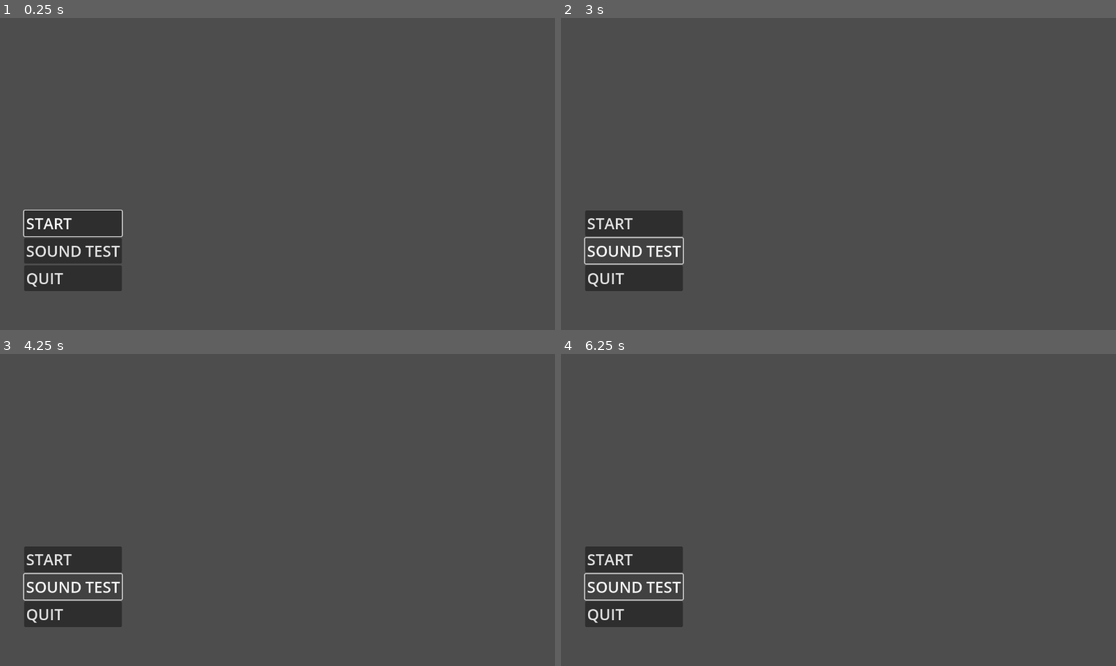
Above: before the commit, frames 1-4 (two rows, left to right).
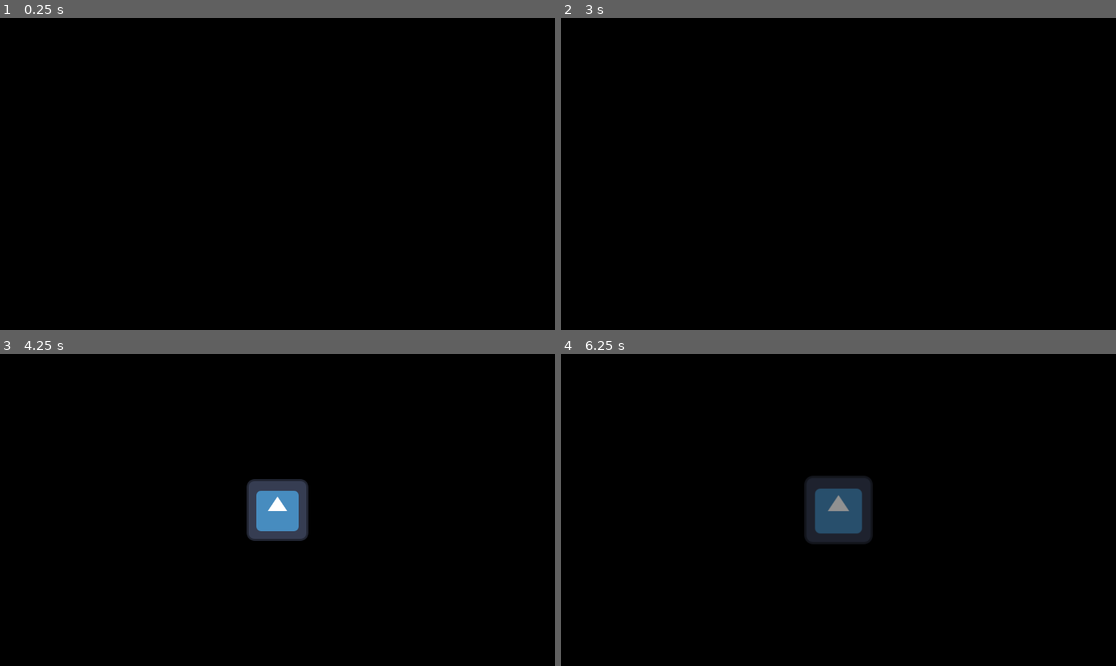
Above: after the commit, the same moments.

Repository: gil-x/godot-starter
Game: Godot game, scene res://src/main.tscn
Two runs of this game, one before a commit and one after it. Both use one fixed random seed, a clock stepped at 60 frames per second and the inputs below. The engine's default icon, where the game draws it, is replaced by a stand-in: a white triangle on a blue panel in a dark square.
Inputs (mouse positions are in pixels of both pictures, inside the frame that each line leads up to):
- Up to frame 1 (0.25 s): no input
- Up to frame 2 (3 s): click (633, 223) at 0.5 s, where only the run before the commit has a clickable "START"; click (633, 223) at 1.25 s, where only the run before the commit has a clickable "START"; click (633, 223) at 2 s, where only the run before the commit has a clickable "START"; click (633, 252) at 2.75 s, where only the run before the commit has a clickable "SOUND TEST"
- Up to frame 3 (4.25 s): no input
- Up to frame 4 (6.25 s): no input

The runs differ from the first frame. In frame 1, 100% of the frame differs, in the area x 0-100%, y 0-100%; in frame 2, 100%; in frame 3, 99%; in frame 4, 100%.
Error in both runs: Invalid access to property or key 'source' on a base object of type 'Array'. (res://src/global/debug.gd:12)

Commit message:
✨ feat: splash screens system
Signed-off-by: gil-x <gino.ladowitch@gmail.com>

Diff:
--- a/src/global/game.gd
+++ b/src/global/game.gd
@@ -2,3 +2,22 @@
 
 @onready var SFX_BUS_ID = AudioServer.get_bus_index("SFX")
 @onready var MUSIC_BUS_ID = AudioServer.get_bus_index("Music")
+
+enum State {SPLASH_SCREENS, TITLE_SCREEN, IN_GAME, PAUSED, GAME_OVER}
+var current_state : int
+
+
+func change_state(state: int):
+	match state:
+		State.SPLASH_SCREENS:
+			current_state = State.SPLASH_SCREENS
+		State.TITLE_SCREEN:
+			current_state = State.TITLE_SCREEN
+		State.IN_GAME:
+			current_state = State.IN_GAME
+			Engine.time_scale = 1
+		State.PAUSED:
+			current_state = State.PAUSED
+			Engine.time_scale = 0.01
+		State.GAME_OVER:
+			current_state = State.GAME_OVER
--- a/src/main.gd
+++ b/src/main.gd
@@ -1,9 +1,10 @@
 extends Node
 
+@export var splash_screens : PackedScene
 @export var main_menu : PackedScene
 
 
-func debug_test():
+func _debug_test():
 	var empty = null
 	Debug.log(empty)
 	Debug.log(8)
@@ -11,11 +12,21 @@
 	Debug.log([Vars.sample, "other", 99])
 
 
-func load_main_menu():
+func _load_splash_screens():
+	var splash_screens_scene = splash_screens.instantiate()
+	splash_screens_scene.all_splash_screens_ended.connect(self._on_all_splash_screens_ended)
+	call_deferred("add_child", splash_screens_scene)
+
+
+func _load_main_menu():
 	var main_menu_scene = main_menu.instantiate()
 	call_deferred("add_child", main_menu_scene)
 
 
 func _ready():
-	debug_test()
-	load_main_menu()
+	_debug_test()
+	_load_splash_screens()
+
+
+func _on_all_splash_screens_ended():
+	_load_main_menu()
--- a/src/main.tscn
+++ b/src/main.tscn
@@ -1,8 +1,10 @@
-[gd_scene load_steps=3 format=3 uid="uid://diq4y2hosd833"]
+[gd_scene load_steps=4 format=3 uid="uid://diq4y2hosd833"]
 
 [ext_resource type="Script" uid="uid://cq1g1w28xdxxd" path="res://src/main.gd" id="1_eewff"]
+[ext_resource type="PackedScene" uid="uid://cggnpr84aqipg" path="res://src/main/splash_screens/splash_screens.tscn" id="2_5q4o7"]
 [ext_resource type="PackedScene" uid="uid://cvdw4xmvjhksk" path="res://src/main/menus/main_menu.tscn" id="2_gh0ne"]
 
 [node name="Main" type="Node"]
 script = ExtResource("1_eewff")
+splash_screens = ExtResource("2_5q4o7")
 main_menu = ExtResource("2_gh0ne")
--- /dev/null
+++ b/src/main/splash_screens/splash_screen.gd
@@ -0,0 +1,51 @@
+extends Control
+
+signal splash_screen_ended
+
+@onready var media_container: Control = %MediaContainer
+
+@export var fade_in_duration: float = 0.25
+@export var scale_in_duration: float = 0.5
+@export var display_time: float = 4.0
+@export var fade_out_duration: float = 0.5
+@export var scale_out_duration: float = 2.0
+@export var sound: String
+
+var tween : Tween
+var asp : AudioStreamPlayer
+
+
+func _ready():
+	media_container.position = get_viewport_rect().size/2
+	media_container.modulate = Color.TRANSPARENT
+	media_container.scale = Vector2(0.5, 0.5)
+
+
+func run() -> void:
+	tween = create_tween().set_parallel(true)
+	tween.tween_property(media_container, "modulate", Color.WHITE, fade_in_duration)
+	tween.tween_property(media_container, "scale", Vector2(1.0, 1.0), scale_in_duration)
+	asp = AudioPlayer.play_sound(sound)
+	await get_tree().create_timer(display_time).timeout
+	tween = create_tween().set_parallel(true)
+	tween.tween_property(media_container, "modulate", Color.TRANSPARENT, fade_out_duration)
+	tween.tween_property(media_container, "scale", Vector2(2.0, 2.0), scale_out_duration)
+	await get_tree().create_timer(scale_out_duration).timeout
+	_end()
+
+
+func _end():
+	if asp:
+		AudioPlayer.fade_out(asp, 0.0)
+	emit_signal("splash_screen_ended")
+	self.queue_free()
+
+
+func _on_zap_pressed() -> void:
+	_end()
+
+
+func _unhandled_input(event: InputEvent) -> void:
+	if event.is_action_pressed("ui_cancel"):
+		Debug.log("ui_cancel pushed")
+		_end()
--- /dev/null
+++ b/src/main/splash_screens/splash_screen.tscn
@@ -0,0 +1,30 @@
+[gd_scene load_steps=2 format=3 uid="uid://6mxo3br5vg00"]
+
+[ext_resource type="Script" uid="uid://dm6kgfo7uj1vw" path="res://src/main/splash_screens/splash_screen.gd" id="1_sbldy"]
+
+[node name="SplashScreen" type="Control"]
+layout_mode = 3
+anchors_preset = 15
+anchor_right = 1.0
+anchor_bottom = 1.0
+grow_horizontal = 2
+grow_vertical = 2
+script = ExtResource("1_sbldy")
+display_time = 3.0
+
+[node name="MediaContainer" type="Control" parent="."]
+unique_name_in_owner = true
+anchors_preset = 0
+offset_right = 40.0
+offset_bottom = 40.0
+
+[node name="Zap" type="Button" parent="."]
+modulate = Color(1, 1, 1, 0)
+layout_mode = 1
+anchors_preset = 15
+anchor_right = 1.0
+anchor_bottom = 1.0
+grow_horizontal = 2
+grow_vertical = 2
+
+[connection signal="pressed" from="Zap" to="." method="_on_zap_pressed"]
--- /dev/null
+++ b/src/main/splash_screens/splash_screens.gd
@@ -0,0 +1,35 @@
+extends Control
+
+signal all_splash_screens_ended
+
+@onready var screens: Node = %Screens
+@export var wait_before_start : float = 0.0
+@export var wait_between_screens : float = 0.0
+
+var splash_screens = []
+
+
+func _ready():
+	for child in screens.get_children():
+		Debug.log(["Cloning", child])
+		var clone = child.duplicate()
+		splash_screens.append(clone)
+		child.queue_free()
+	await get_tree().create_timer(wait_before_start).timeout
+	_display_screen()
+
+
+func _display_screen():
+	await get_tree().create_timer(wait_between_screens).timeout
+	var screen = splash_screens.pop_front()
+	Debug.log(["Displaying", screen])
+	screen.splash_screen_ended.connect(self._on_splash_screen_ended)
+	screens.call_deferred("add_child", screen)
+	screen.call_deferred("run")
+
+
+func _on_splash_screen_ended():
+	if len(splash_screens) > 0:
+		_display_screen()
+	else:
+		emit_signal("all_splash_screens_ended")
--- /dev/null
+++ b/src/main/splash_screens/splash_screens.tscn
@@ -0,0 +1,49 @@
+[gd_scene load_steps=4 format=3 uid="uid://cggnpr84aqipg"]
+
+[ext_resource type="Script" uid="uid://mwc2gpwjsjtu" path="res://src/main/splash_screens/splash_screens.gd" id="1_2mg4f"]
+[ext_resource type="PackedScene" uid="uid://6mxo3br5vg00" path="res://src/main/splash_screens/splash_screen.tscn" id="2_mgraw"]
+[ext_resource type="Texture2D" uid="uid://cptsbx7sqbwhk" path="res://icon.svg" id="3_gk3dd"]
+
+[node name="SplashScreens" type="Control"]
+layout_mode = 3
+anchors_preset = 15
+anchor_right = 1.0
+anchor_bottom = 1.0
+grow_horizontal = 2
+grow_vertical = 2
+script = ExtResource("1_2mg4f")
+wait_before_start = 3.0
+
+[node name="Background" type="ColorRect" parent="."]
+layout_mode = 1
+anchors_preset = 15
+anchor_right = 1.0
+anchor_bottom = 1.0
+grow_horizontal = 2
+grow_vertical = 2
+color = Color(0, 0, 0, 1)
+
+[node name="Screens" type="Node" parent="."]
+unique_name_in_owner = true
+
+[node name="SplashScreen1" parent="Screens" instance=ExtResource("2_mgraw")]
+sound = "sfx_do"
+
+[node name="Sprite2D" type="Sprite2D" parent="Screens/SplashScreen1/MediaContainer" index="0"]
+texture = ExtResource("3_gk3dd")
+
+[node name="SplashScreen2" parent="Screens" instance=ExtResource("2_mgraw")]
+sound = "sfx_re"
+
+[node name="Sprite2D" type="Sprite2D" parent="Screens/SplashScreen2/MediaContainer" index="0"]
+texture = ExtResource("3_gk3dd")
+
+[node name="SplashScreen3" parent="Screens" instance=ExtResource("2_mgraw")]
+sound = "sfx_mi"
+
+[node name="Sprite2D" type="Sprite2D" parent="Screens/SplashScreen3/MediaContainer" index="0"]
+texture = ExtResource("3_gk3dd")
+
+[editable path="Screens/SplashScreen1"]
+[editable path="Screens/SplashScreen2"]
+[editable path="Screens/SplashScreen3"]
Not shown, added: src/main/splash_screens/splash_screen.gd.uid
Not shown, added: src/main/splash_screens/splash_screens.gd.uid
Not shown, changed: README.md
